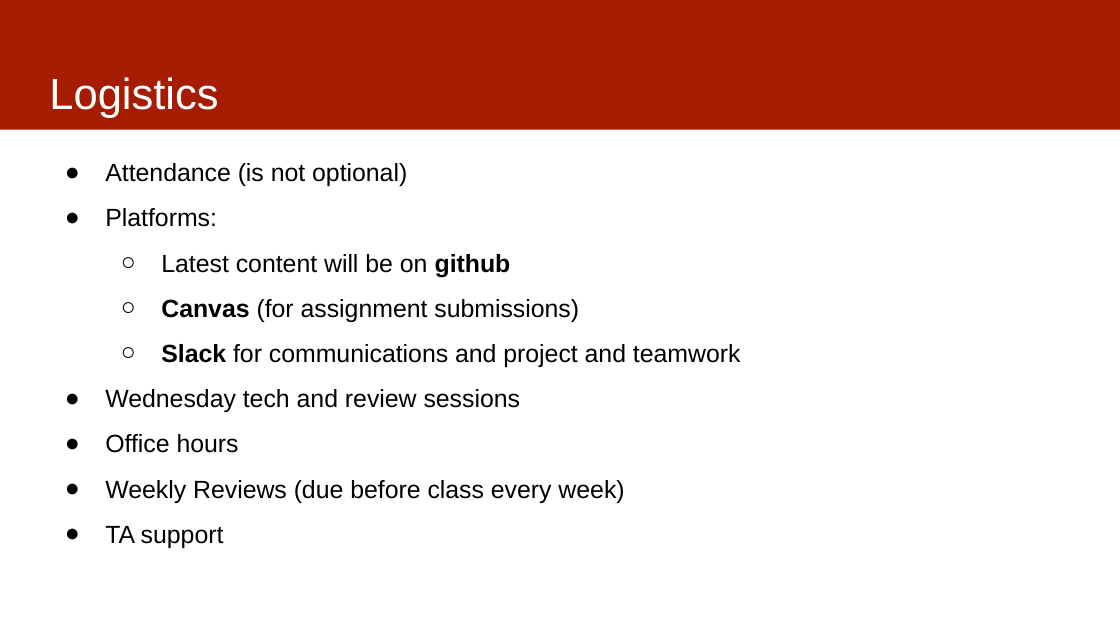
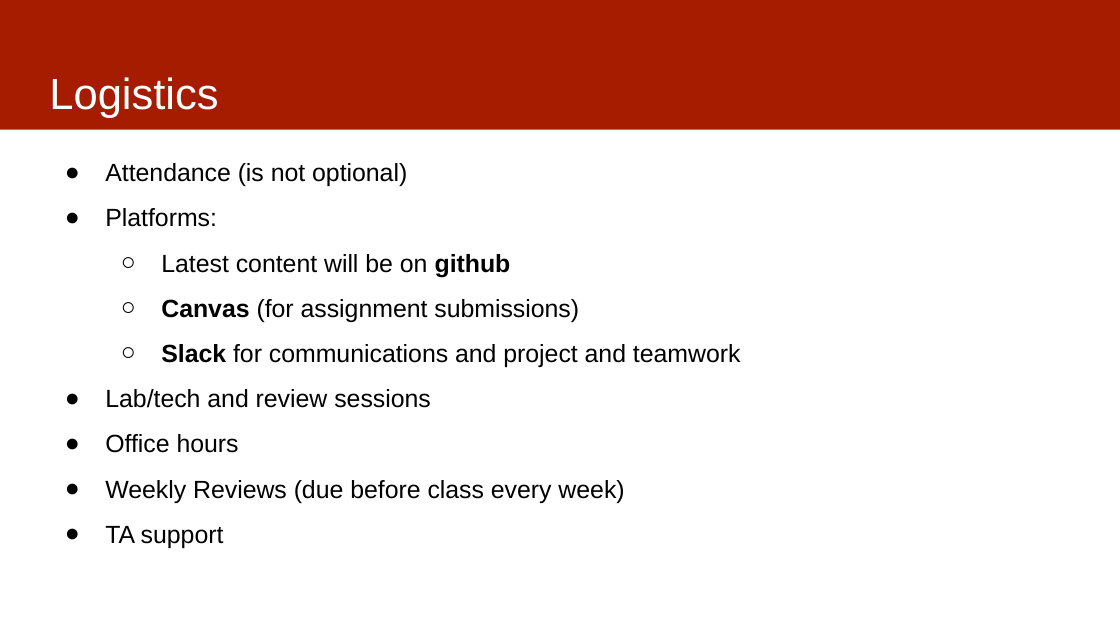
Before and after one commit to dssg/mlforpublicpolicylab, a slide deck: slide 11 of Lectures/01-ClassOverview.pptx. Drawn at 1120x630 pixels with LibreOffice and Linux fonts; fonts in the diff are those of the drawing. Boxes give left, top, right and bottom in pixels: in the first picture for what was removed or moved away, otherwise in the second. Text is boxed around its words. In the diff, an @@ line names an element or a change of style, - is before the commit and + after.

```diff
--- a/Lectures/01-ClassOverview.pptx
+++ b/Lectures/01-ClassOverview.pptx
@@ text at (105, 389, 431, 408): text changed @@
-● Wednesday tech and review sessions
+● Lab/tech and review sessions
```
Also in this commit, not shown: 4 other slides changed, 2 other files.
